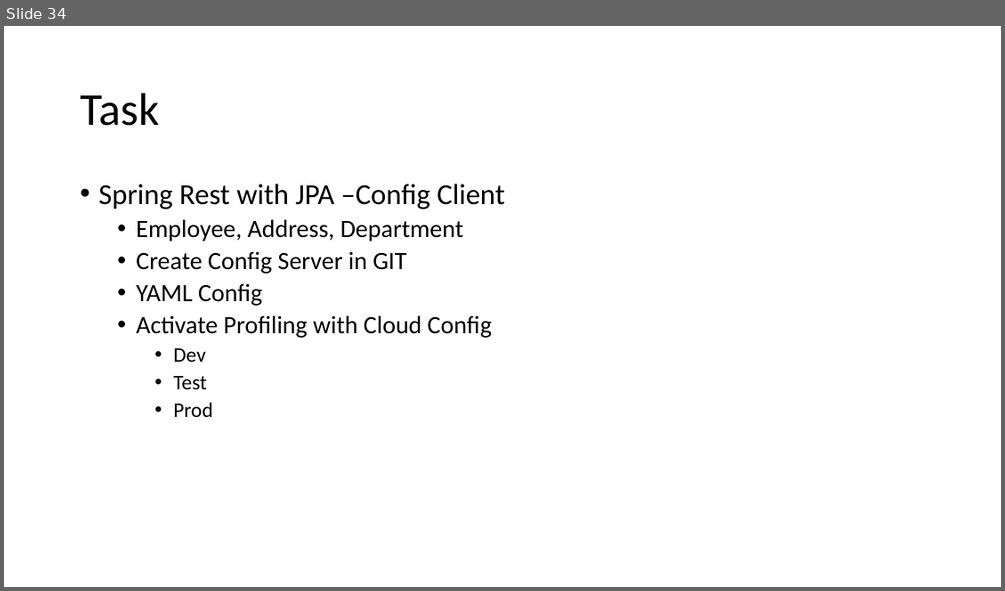
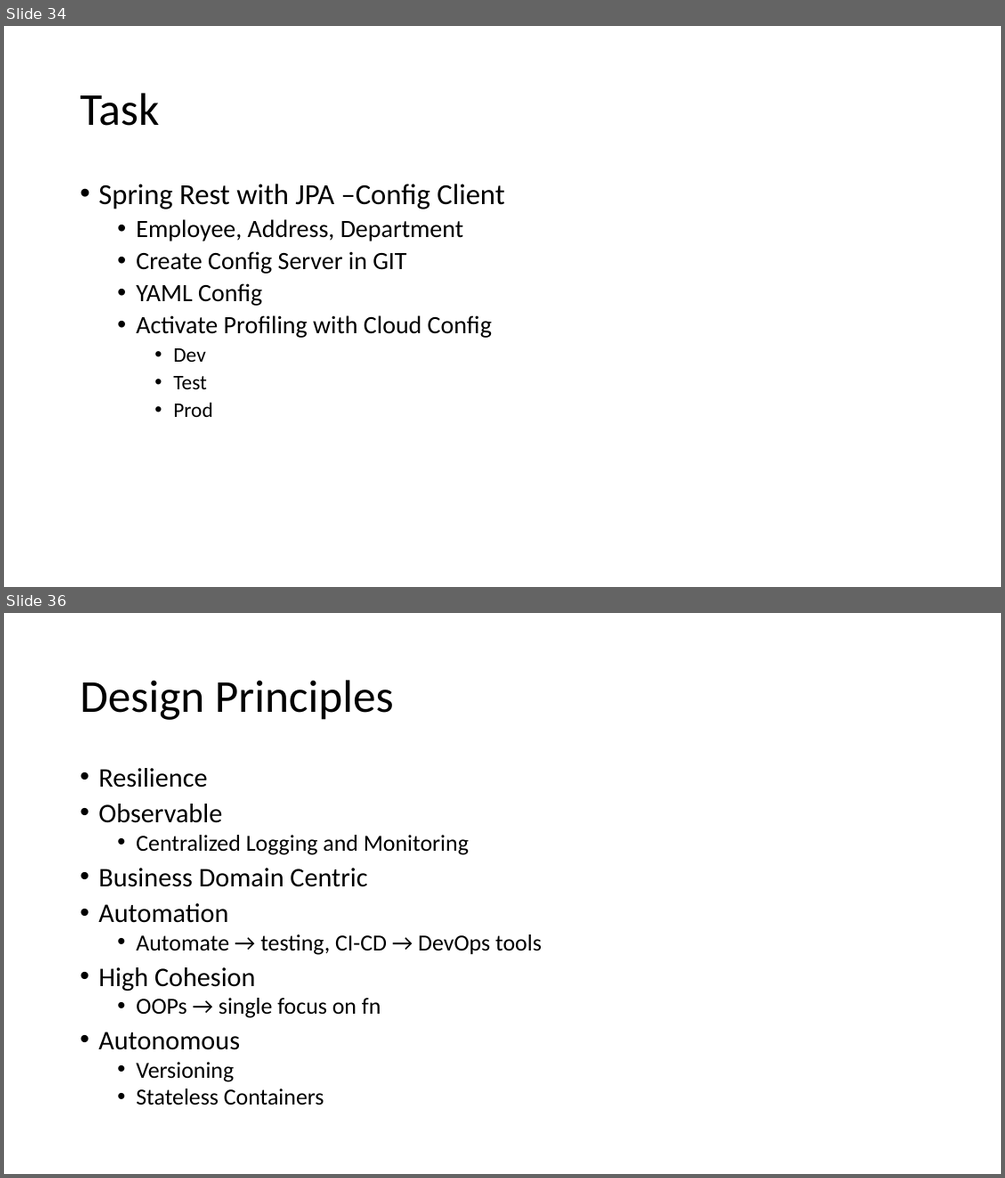
Before and after one commit to priyangm/pod_trg, a slide deck: FinishingSchool-June.pptx. Shown one above the other, each under a label of ours: slide 34 before the commit, slides 34 and 36 after it; the slides between them are not shown. The pictures are 1005x591 and 1005x1178 pixels, drawn with LibreOffice and Linux fonts; fonts in the diff are those of the drawing. Boxes give left, top, right and bottom in pixels: in the first picture for what was removed or moved away, otherwise in the second. Text is boxed around its words. In the diff, an @@ line names an element or a change of style, - is before the commit and + after.

```diff
--- a/FinishingSchool-June.pptx
+++ b/FinishingSchool-June.pptx
@@ slide 36 added at [4, 613, 1001, 1174], background #FFFFFF @@
@@ title added at [80, 680, 394, 720], 44 pt, text #000000 @@
+Design Principles
@@ text added at [98, 768, 542, 1105], 22.2 pt, text #000000 @@
+• Resilience
+• Observable
+  • Centralized Logging and Monitoring
+• Business Domain Centric
+• Automation
+  • Automate → testing, CI-CD → DevOps tools
+• High Cohesion
+  • OOPs → single focus on fn
+• Autonomous
+  • Versioning
+  • Stateless Containers
```
Also in this commit, not shown: 5 other slides added.
